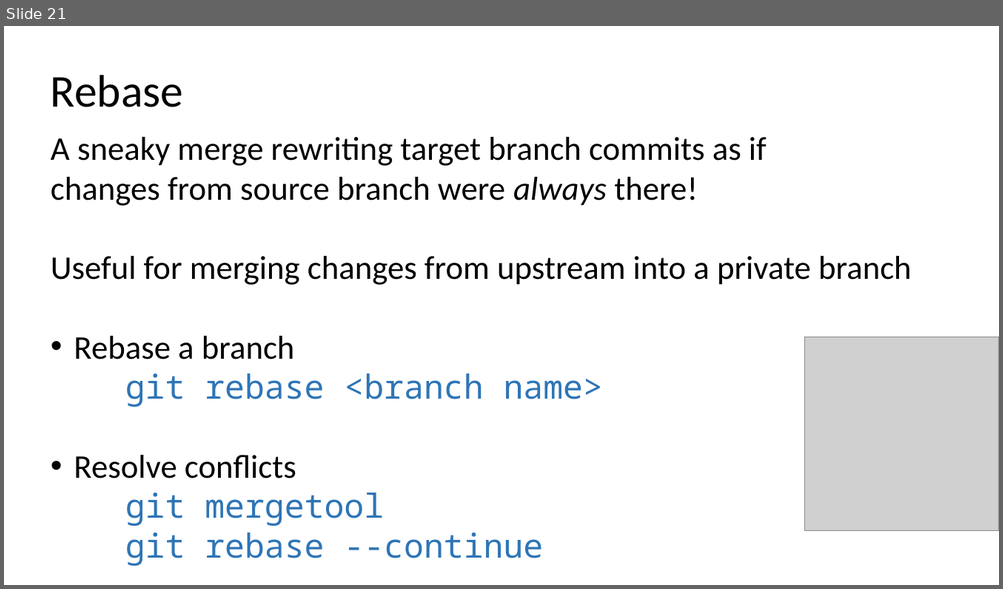
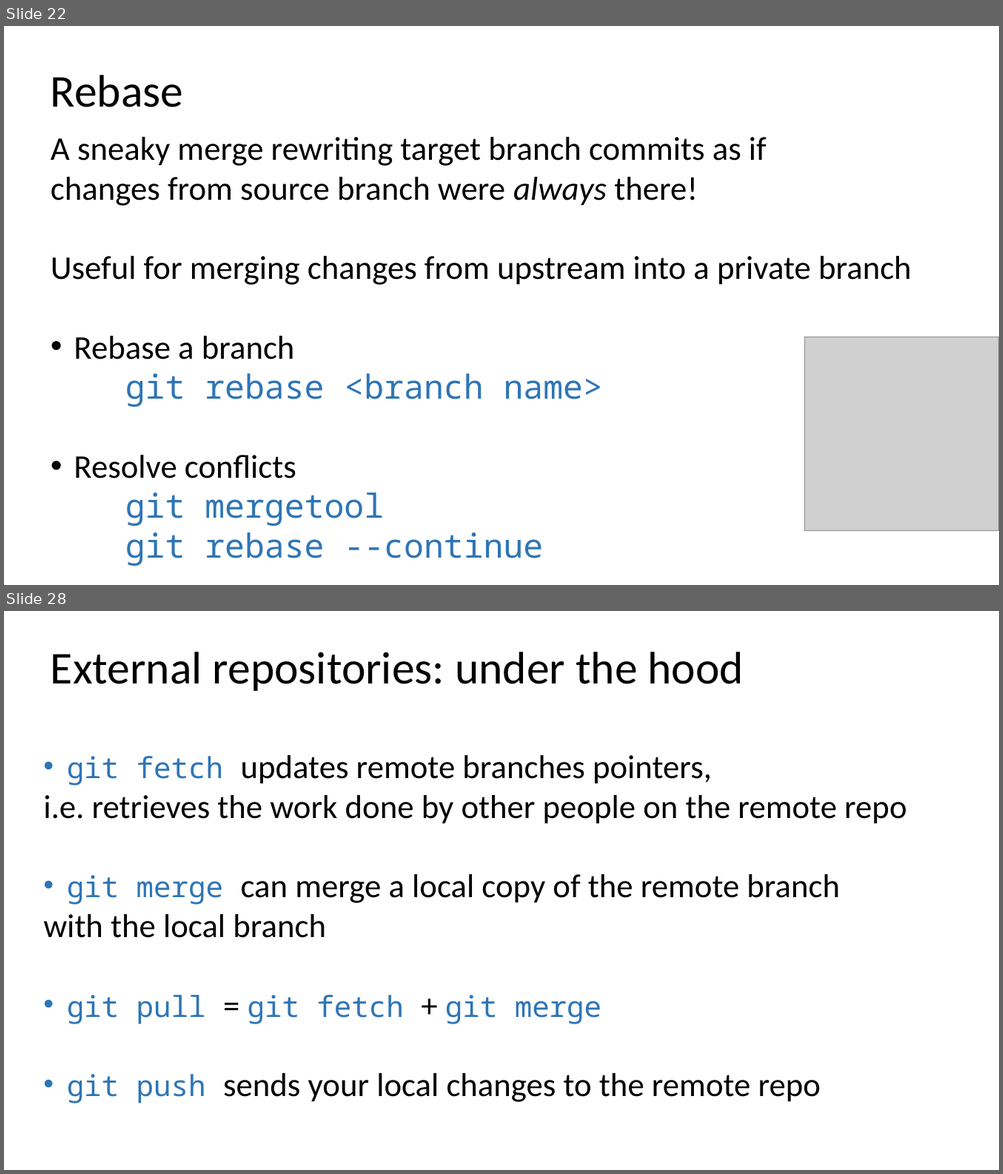
Before and after one commit to ogvolkov/git-101, a slide deck: git101.pptx. Shown one above the other, each under a label of ours: slide 21 before the commit, slides 22 and 28 after it; the slides between them are not shown. The pictures are 1003x589 and 1003x1174 pixels, drawn with LibreOffice and Linux fonts; fonts in the diff are those of the drawing; grey boxes stand for pictures. Boxes give left, top, right and bottom in pixels: in the first picture for what was removed or moved away, otherwise in the second. Text is boxed around its words. In the diff, an @@ line names an element or a change of style, - is before the commit and + after.

Commit message:
More about remotes and additional commit stuff

```diff
--- a/git101.pptx
+++ b/git101.pptx
@@ slide 28 added at box(4, 611, 999, 1170), background #FFFFFF @@
@@ text added at box(51, 652, 744, 691), 44 pt, text #000000 @@
+External repositories: under the hood
@@ text added at box(43, 755, 906, 1104), 32 pt, text #000000 @@
+• git fetch updates remote branches pointers,
+i.e. retrieves the work done by other people on the remote repo
+• git merge can merge a local copy of the remote branch
+with the local branch
+• git pull = git fetch + git merge
+• git push sends your local changes to the remote repo
@@ line added from (132, 815) to (134, 957), #FFFFFF 4.5 pt dashed @@
@@ what was slide 21 is now slide 22 @@
```
Also in this commit, not shown: 2 slides changed, 7 other slides added.
